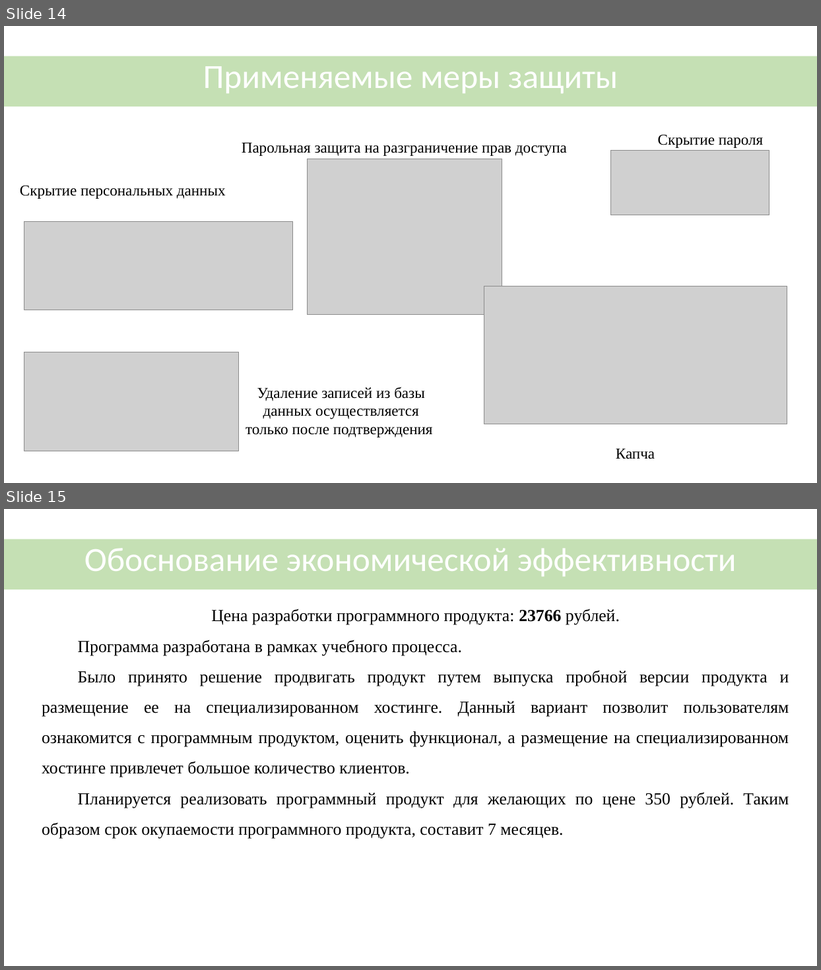
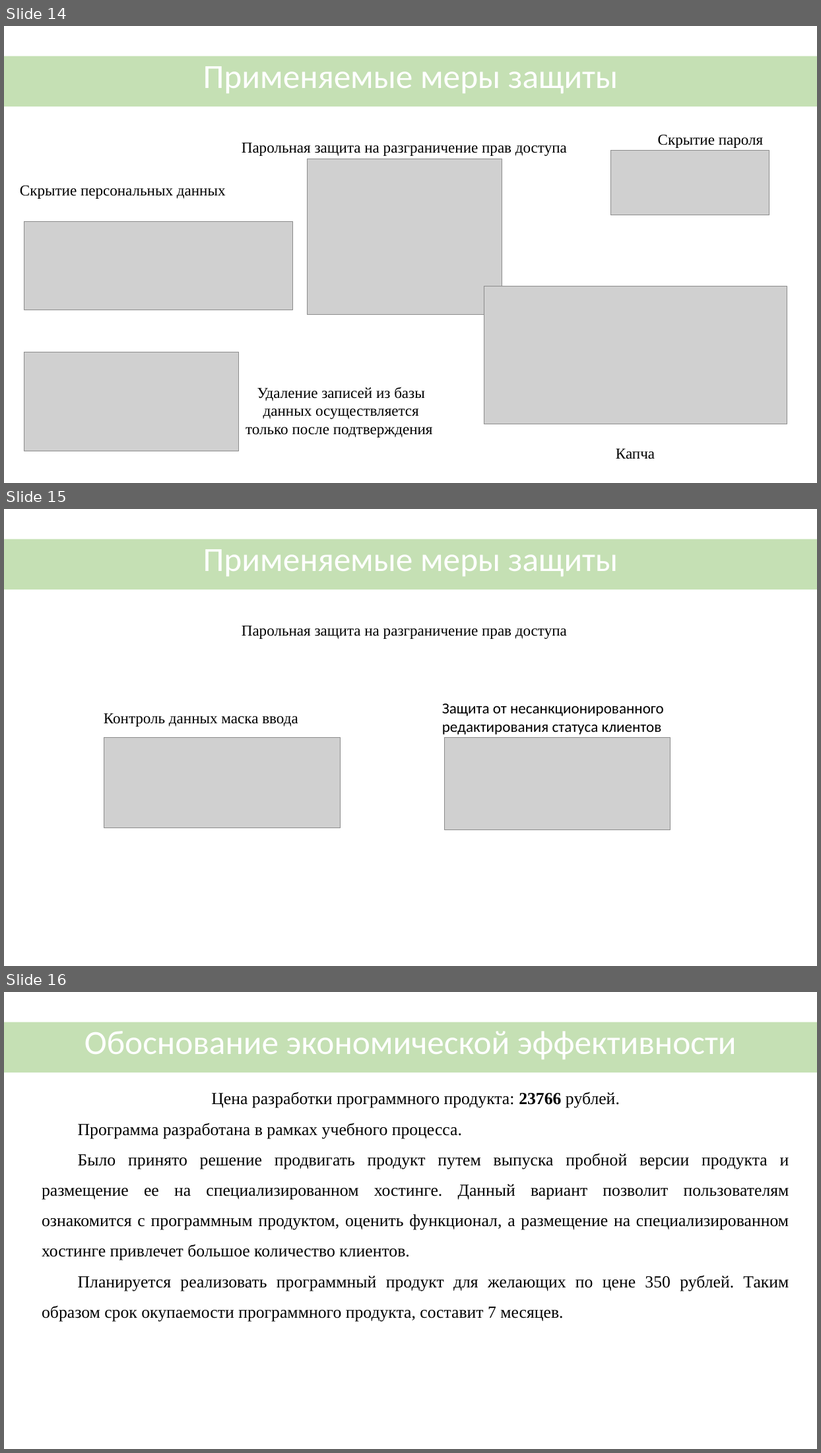
Before and after one commit to magicYuta17/DiplomHokage, a slide deck: doc/Презентация Диплом.pptx. Shown one above the other, each under a label of ours: slides 14 and 15 before the commit, slides 14, 15 and 16 after it. The pictures are 821x970 and 821x1453 pixels, drawn with LibreOffice and Linux fonts; fonts in the diff are those of the drawing; grey boxes stand for pictures. Boxes give left, top, right and bottom in pixels: in the first picture for what was removed or moved away, otherwise in the second. Text is boxed around its words. In the diff, an @@ line names an element or a change of style, - is before the commit and + after.

```diff
--- a/doc/Презентация Диплом.pptx
+++ b/doc/Презентация Диплом.pptx
@@ slide 15 added at (x1=4, y1=509, x2=817, y2=966), background #FFFFFF @@
@@ rectangle added at (x1=4, y1=539, x2=817, y2=590), fill #C5E0B4, 40 pt, text #FFFFFF @@
+Применяемые меры защиты
@@ text added at (x1=242, y1=626, x2=567, y2=639), 18 pt, text #000000 @@
+Парольная защита на разграничение прав доступа
@@ text added at (x1=442, y1=704, x2=664, y2=735), 18 pt, text #000000 @@
+Защита от несанкционированного редактирования статуса клиентов
@@ text added at (x1=104, y1=714, x2=298, y2=727), 18 pt, text #000000 @@
+Контроль данных маска ввода
@@ picture added at (x1=104, y1=738, x2=341, y2=828) @@
@@ picture added at (x1=445, y1=738, x2=671, y2=830) @@
@@ what was slide 15 is now slide 16 @@
```
Also in this commit, not shown: 8 other files.
